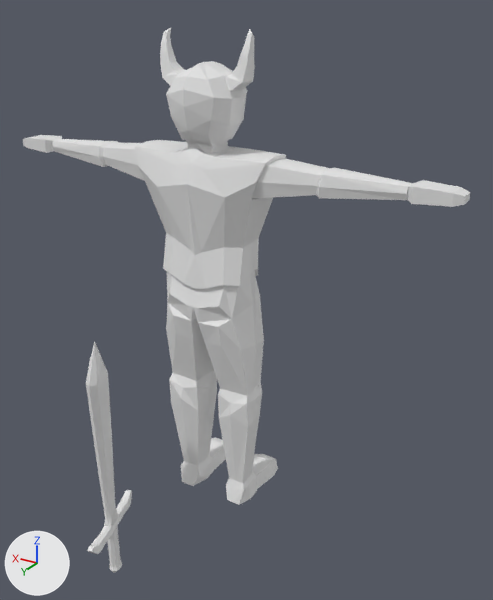
The Blender file characters/player/Char/char.blend, before and after one commit.
One viewpoint serves both versions: a 50 mm lens placed at (-3.59, 5.38, 5.09), pointed at (-0.38, 0.03, 2.42). Every picture has the same lights, and +X, +Y and +Z are marked at lower left. Materials are left out; every surface is plain grey.

Before the edit, the objects in view are built like this:
```python
me_cube = bpy.data.meshes.new('Cube')
me_cube.from_pydata(...)  # 84 vertices, 70 faces, 2 loose edges; spans x 0.0..0.94, y -0.01..0.14, z -3.37..2.02
# faces by material slot: [6, 64]
me_cube.materials.append(mat_material)
me_cube.materials.append(mat_metal)
me_cube_002 = bpy.data.meshes.new('Cube.002')
me_cube_002.from_pydata(...)  # 382 vertices, 344 faces, 1 loose edge; spans x 0.0..2.4, y -0.36..0.67, z -3.33..1.57
# faces by material slot: [171, 173]
me_cube_002.materials.append(mat_material_001)
me_cube_002.materials.append(mat_metal)
ob_char = bpy.data.objects.new('Char', me_cube_002)
ob_char.location = (0.0, 0.08, 3.35)
ob_char.rotation_euler = (0.00369, 0.0, -3.142)  # degrees (0.2, 0, -180)
_m = ob_char.modifiers.new('Mirror', 'MIRROR')
_m.use_clip = True
ob_sword = bpy.data.objects.new('Sword', me_cube)
ob_sword.location = (0.73, 0.97, 0.98)
ob_sword.rotation_euler = (0.0, 0.0, -1.293)  # degrees (0, 0, -74)
ob_sword.scale = (0.542, 1.0, 0.542)
_m = ob_sword.modifiers.new('Mirror', 'MIRROR')
_m.use_clip = True
```
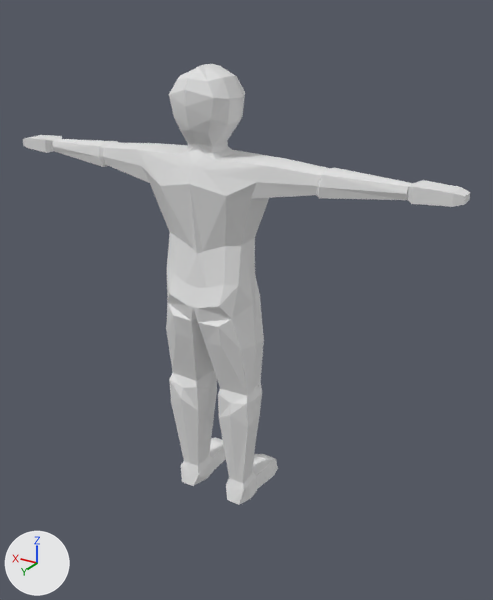
Commit message: Reverted changes of char.blend file

Pixel boxes (x1, y1, x2, y2) of what changed, in the pictures (493 x 600 px):
'Char', reshaped (8% shorter)
    before: (23, 28, 470, 505)
    after: (23, 64, 470, 505)
'Sword', hidden
    before: (86, 342, 132, 573)
part 1 of me_cube_002, cut back
    before: (135, 28, 286, 319)
    after: (136, 64, 284, 319)

What the commit changed:
me_cube_002 is used by ob_char; location (0.0, 0.08, 3.35); rotation (0.00369, 0.0, -3.142), in degrees (0.2, 0, -180).
me_cube_002 had 382 vertices, 344 faces, 1 loose edge and spanned x 0.0..2.4, y -0.36..0.67, z -3.33..1.57.
me_cube_002 now has 235 vertices, 203 faces, 1 loose edge and spans x 0.0..2.4, y -0.34..0.67, z -3.33..1.28.
Part 1, on me_cube_002:
122 vertices are removed from x 0.0..0.72, y -0.36..0.44, z -0.96..1.57.
143 faces are deleted.
15 vertices move from x 0.0..0.57, y -0.36..0.37, z -0.95..1.3 to x 0.0..0.37, y -0.28..0.4, z -0.51..1.18.
17 vertices are added at x 0.0..0.42, y -0.32..0.4, z -0.31..1.19.
44 new faces join them.
Object 'Sword' (ob_sword) is now hidden.
